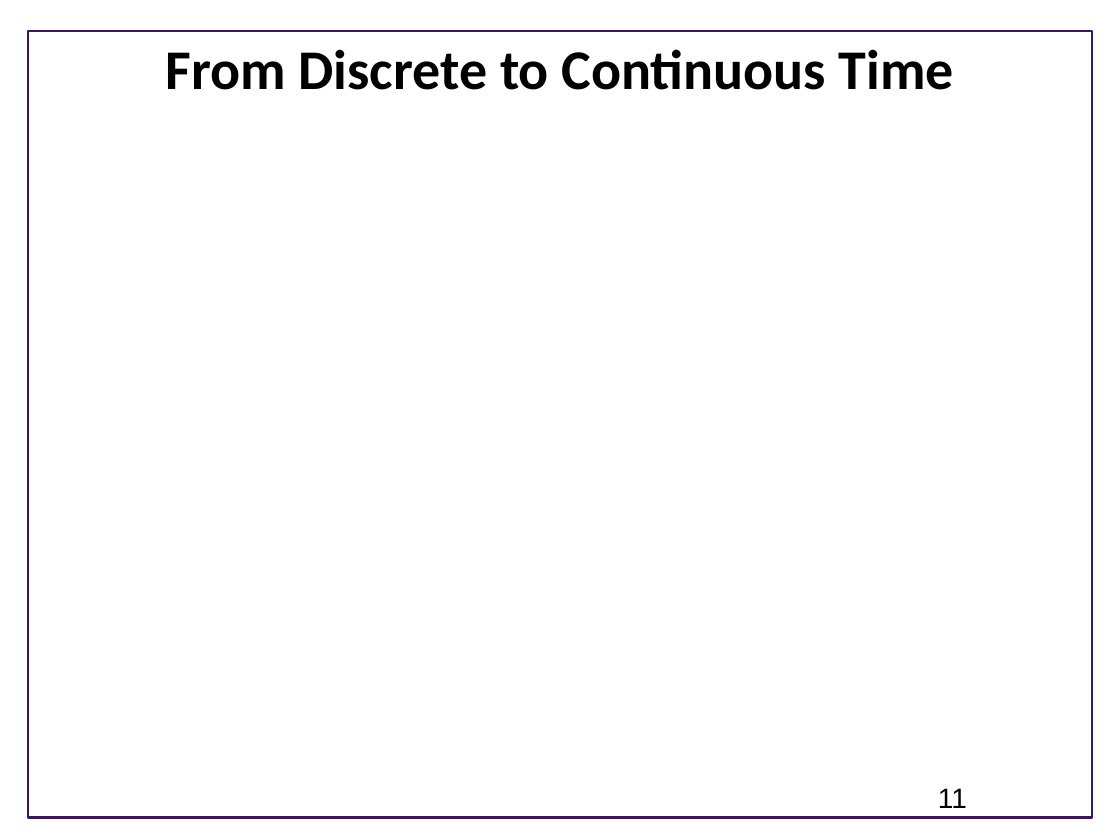
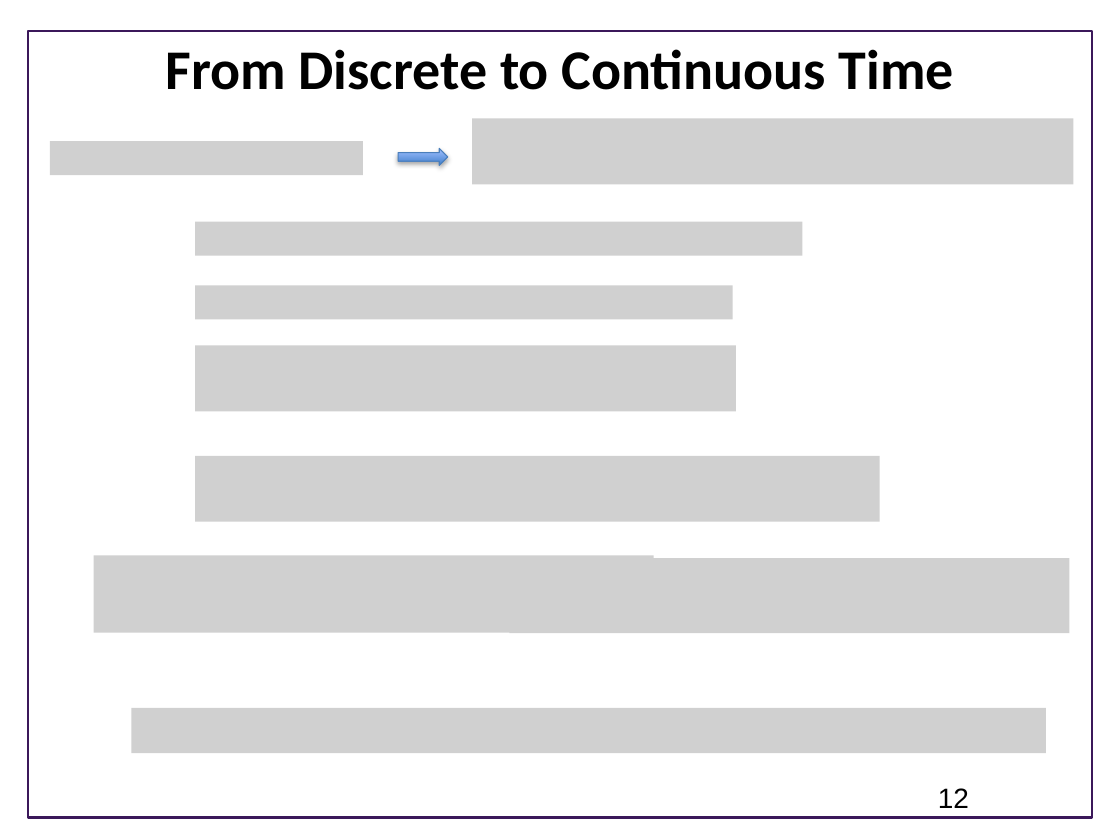
Before and after one commit to joseph-hellerstein/advanced-controls-lectures, a slide deck: slide 12 of lectures/lecture_09-linear_time_invariant_systems/linear_time_invariant_systems.pptx (slide 11 before the commit). Drawn at 1120x840 pixels with LibreOffice and Linux fonts; fonts in the diff are those of the drawing; grey boxes stand for pictures; background and template pictures are left out. Boxes give left, top, right and bottom in pixels: in the first picture for what was removed or moved away, otherwise in the second. Text is boxed around its words. In the diff, an @@ line names an element or a change of style, - is before the commit and + after.

```diff
--- a/lectures/lecture_09-linear_time_invariant_systems/linear_time_invariant_systems.pptx
+++ b/lectures/lecture_09-linear_time_invariant_systems/linear_time_invariant_systems.pptx
@@ picture added at (473, 119, 1074, 185) @@
@@ picture added at (50, 141, 363, 175) @@
@@ right arrow added at (398, 149, 447, 166), fill gradient #3F80CE to #A4C4FF, outline #4B7EBC 0.75 pt @@
@@ picture added at (195, 222, 802, 255) @@
@@ picture added at (195, 286, 732, 319) @@
@@ picture added at (195, 345, 736, 411) @@
@@ picture added at (195, 456, 879, 522) @@
@@ picture added at (94, 556, 654, 633) @@
@@ picture added at (510, 558, 1070, 633) @@
@@ picture added at (131, 708, 1045, 753) @@
@@ page number at (938, 788, 969, 808): text changed @@
-11
+12
```
Also in this commit, not shown: 7 other slides changed, 2 slides added, 1 slide removed.
